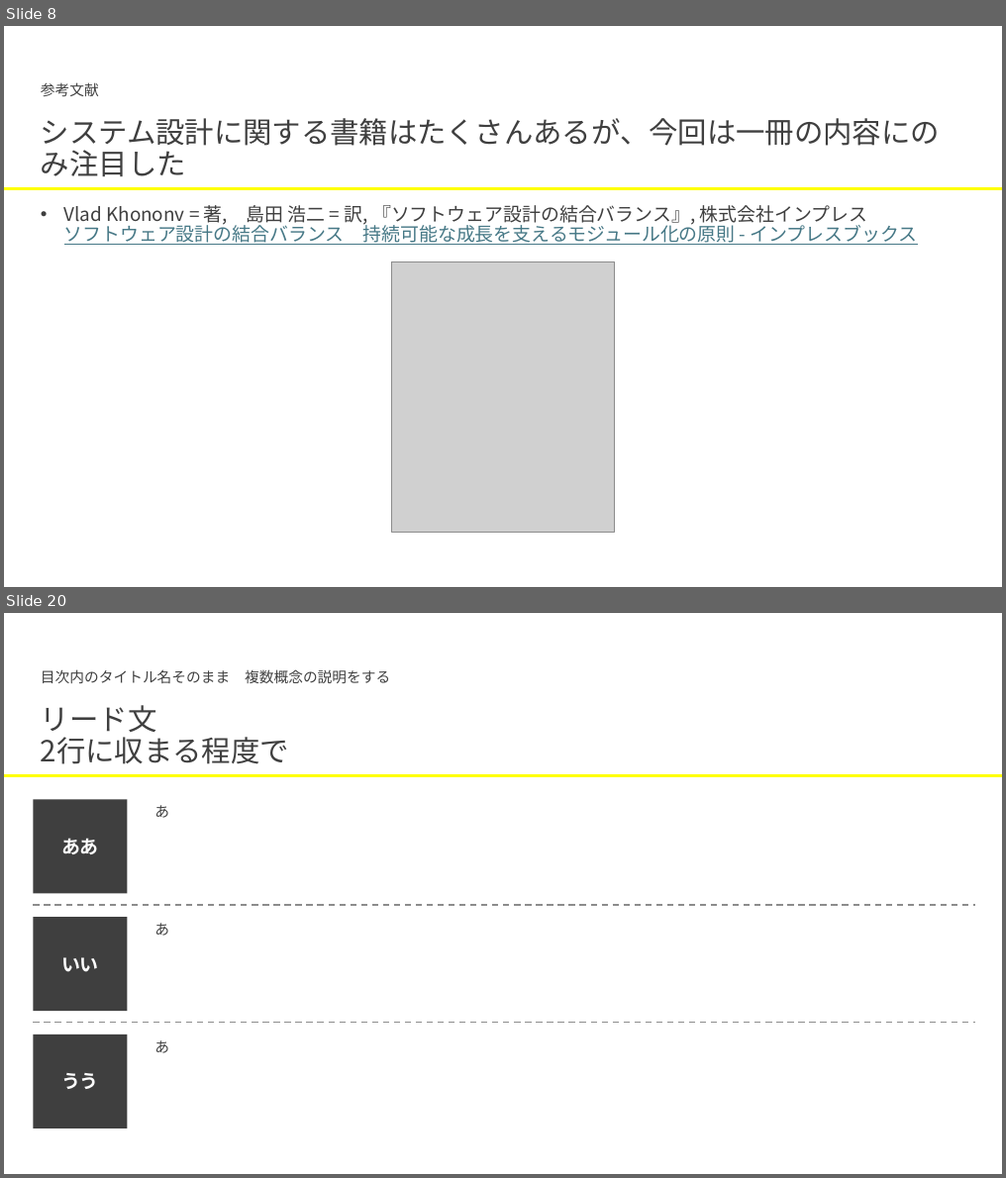
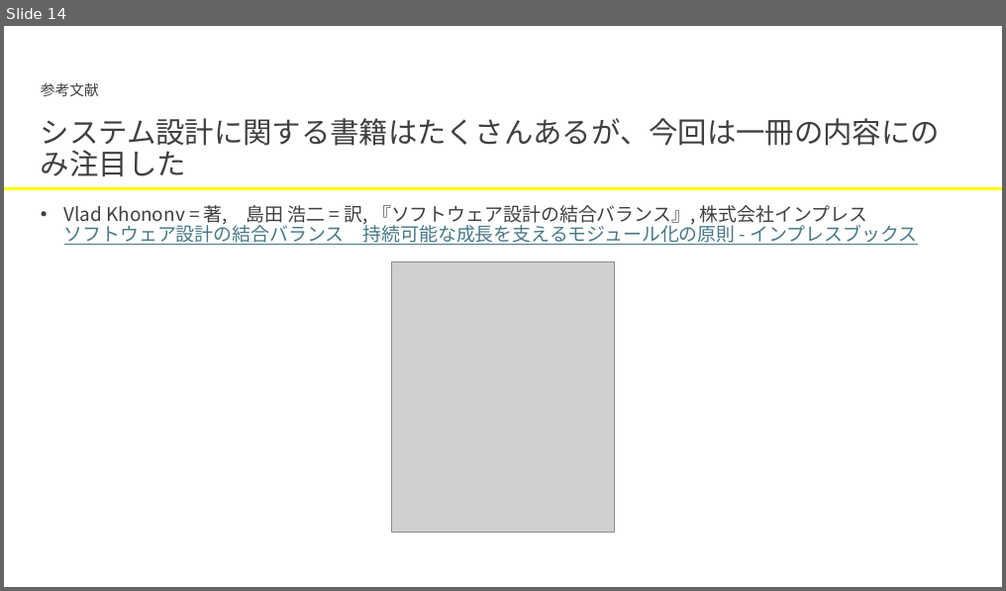
Before and after one commit to hiroki-pixel/tech_it_output_for_LT, a slide deck: Design/複雑性_5分類とそれぞれで可能な対処について.pptx. Shown one above the other, each under a label of ours: slides 8 and 20 before the commit, slide 14 after it; the slides between them are not shown. The pictures are 1006x1178 and 1006x591 pixels, drawn with LibreOffice and Linux fonts; fonts in the diff are those of the drawing; grey boxes stand for pictures. Boxes give left, top, right and bottom in pixels: in the first picture for what was removed or moved away, otherwise in the second. Text is boxed around its words. In the diff, an @@ line names an element or a change of style, - is before the commit and + after.

```diff
--- a/Design/複雑性_5分類とそれぞれで可能な対処について.pptx
+++ b/Design/複雑性_5分類とそれぞれで可能な対処について.pptx
@@ slide 20 removed at [4,613,1002,1174], background #FFFFFF @@
@@ text removed at [41,669,390,683] @@
-目次内のタイトル名そのまま 複数概念の説明をする
@@ text removed at [41,705,289,764] @@
-リード文
-2行に収まる程度で
@@ line removed from (4, 776) to (1002, 776) @@
@@ rectangle removed at [33,799,128,894] @@
-ああ
@@ text removed at [154,805,169,818] @@
-あ
@@ line removed from (33, 905) to (975, 905) @@
@@ rectangle removed at [33,917,128,1011] @@
-いい
@@ text removed at [154,923,169,936] @@
-あ
@@ line removed from (33, 1023) to (975, 1023) @@
@@ rectangle removed at [33,1035,128,1129] @@
-うう
@@ text removed at [154,1041,169,1054] @@
-あ
@@ what was slide 8 is now slide 14 @@
```
Also in this commit, not shown: 9 slides added, 19 other slides removed.
